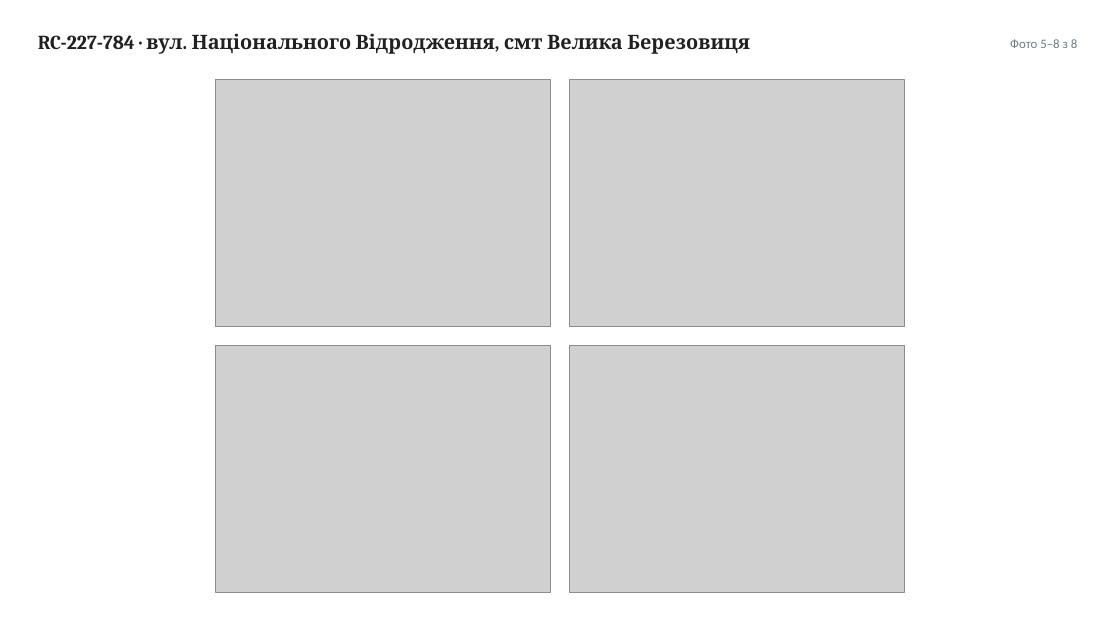
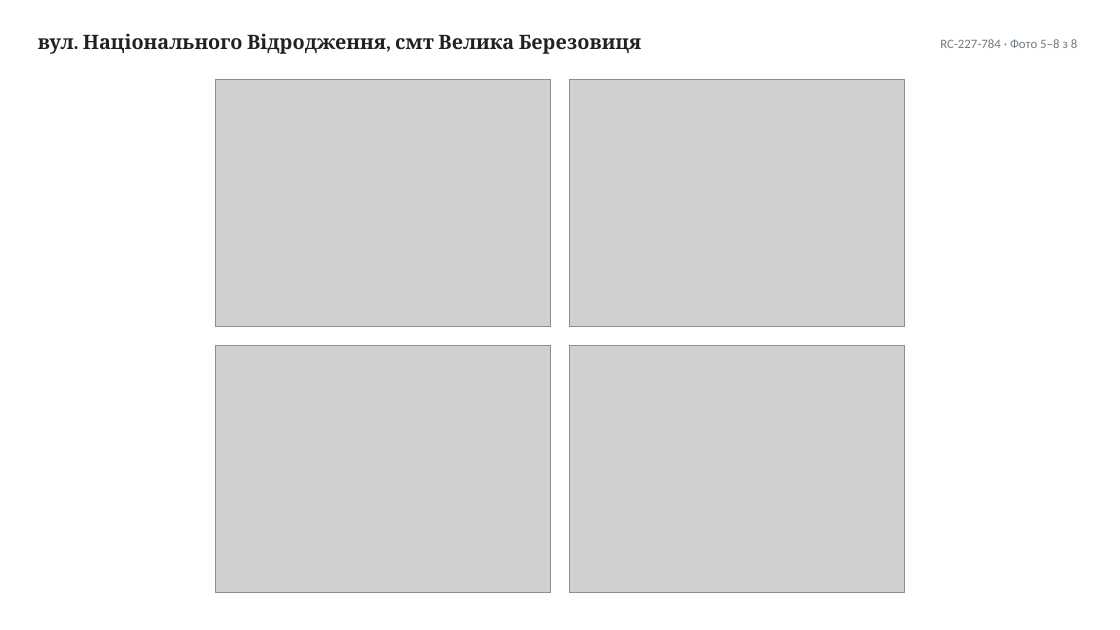
Before and after one commit to IllyaChaplygin/Chaplygin-Illya, a slide deck: slide 17 of Sklady-Ternopil-4-obiekty.pptx. Drawn at 1120x630 pixels with LibreOffice and Linux fonts; fonts in the diff are those of the drawing; grey boxes stand for pictures. Boxes give left, top, right and bottom in pixels: in the first picture for what was removed or moved away, otherwise in the second. Text is boxed around its words. In the diff, an @@ line names an element or a change of style, - is before the commit and + after.

```diff
--- a/Sklady-Ternopil-4-obiekty.pptx
+++ b/Sklady-Ternopil-4-obiekty.pptx
@@ text at [38, 33, 642, 54]: text changed @@
-RC-227-784 · вул. Національного Відродження, смт Велика Березовиця
+вул. Національного Відродження, смт Велика Березовиця
@@ text at [940, 39, 1077, 48]: text changed @@
-Фото 5–8 з 8
+RC-227-784 · Фото 5–8 з 8
```
Also in this commit, not shown: 16 other slides changed.
